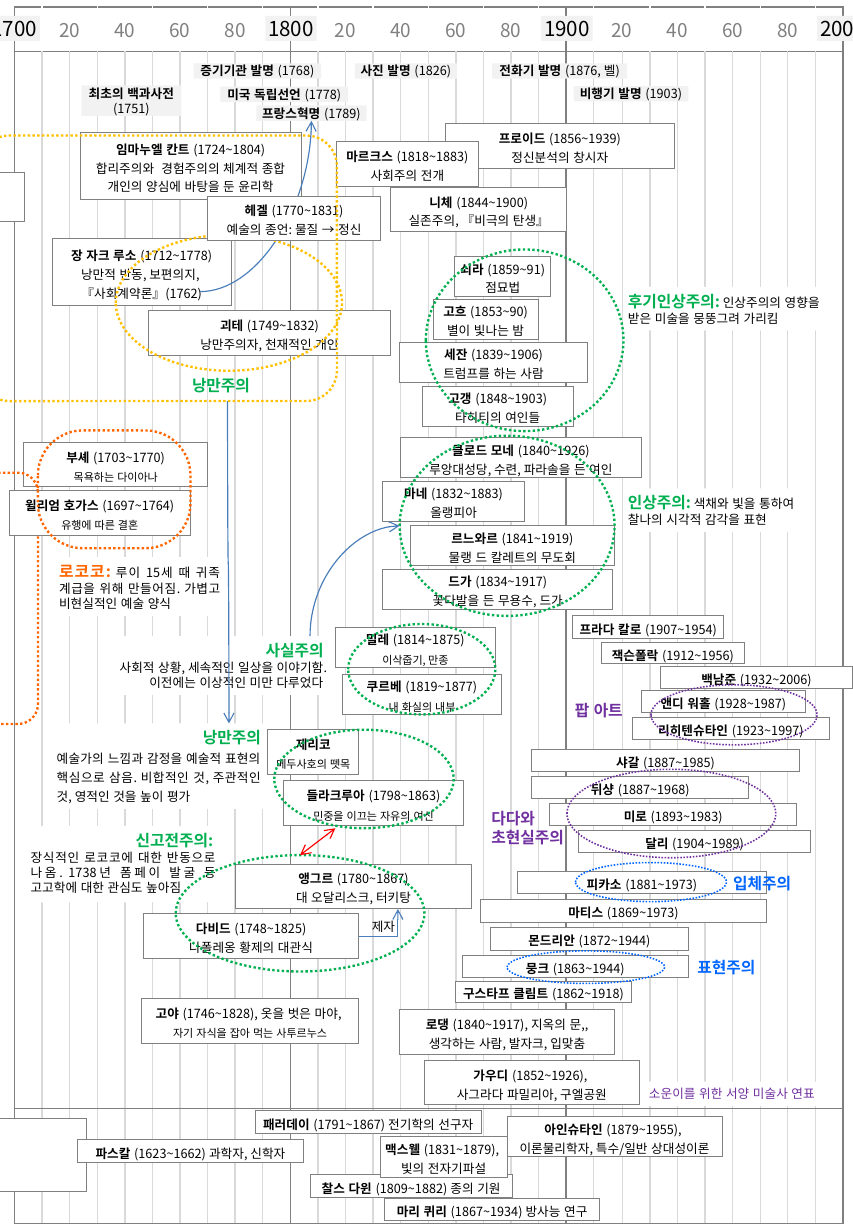
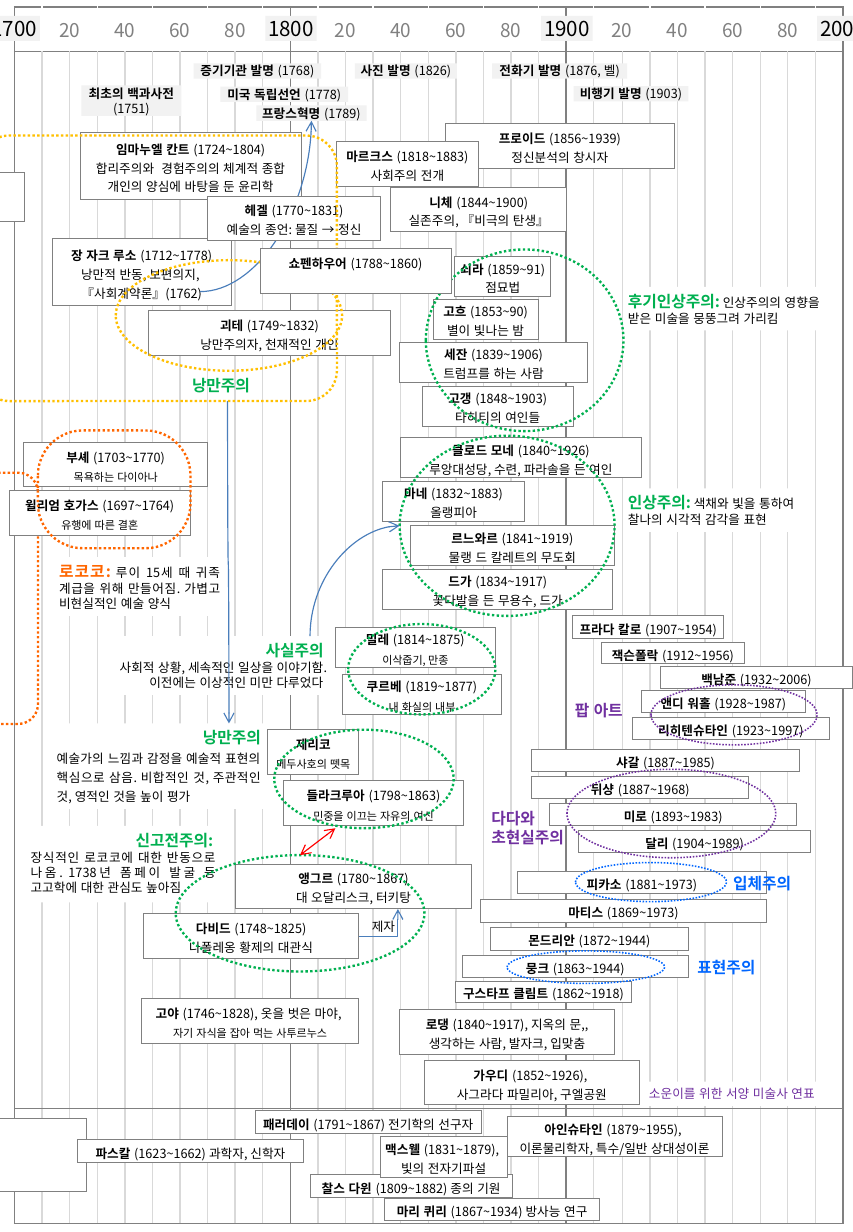
Before and after one commit to whitesoun/homepage, a slide deck: slide 2 of 0.PPT파일/연표_미술사_2018-12-26_가로포맷.pptx. Drawn at 853x1232 pixels with LibreOffice and Linux fonts; fonts in the diff are those of the drawing. Boxes give left, top, right and bottom in pixels: in the first picture for what was removed or moved away, otherwise in the second. Text is boxed around its words. In the diff, an @@ line names an element or a change of style, - is before the commit and + after.

Commit message:
정동진, 쇼펜하우어 추가

```diff
--- a/0.PPT파일/연표_미술사_2018-12-26_가로포맷.pptx
+++ b/0.PPT파일/연표_미술사_2018-12-26_가로포맷.pptx
@@ ellipse: place and size @@
-ellipse at box(116, 235, 342, 372)
+ellipse at box(116, 260, 342, 371)
@@ rectangle added at box(260, 249, 452, 293), fill #FFFFFF, outline #808080 0.75 pt, 8 pt, text #000000 @@
+쇼펜하우어 (1788~1860)
```
Also in this commit, not shown: 1 other file.
